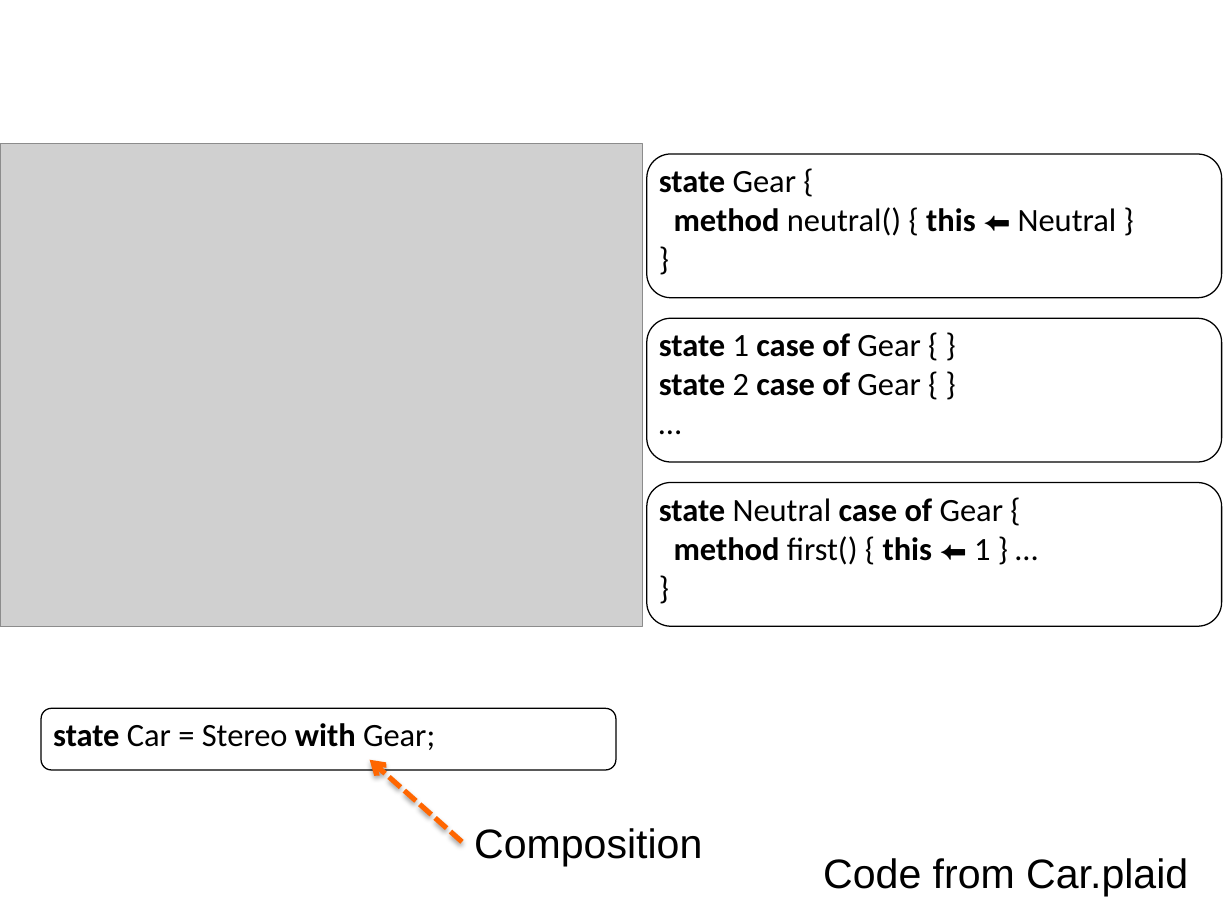
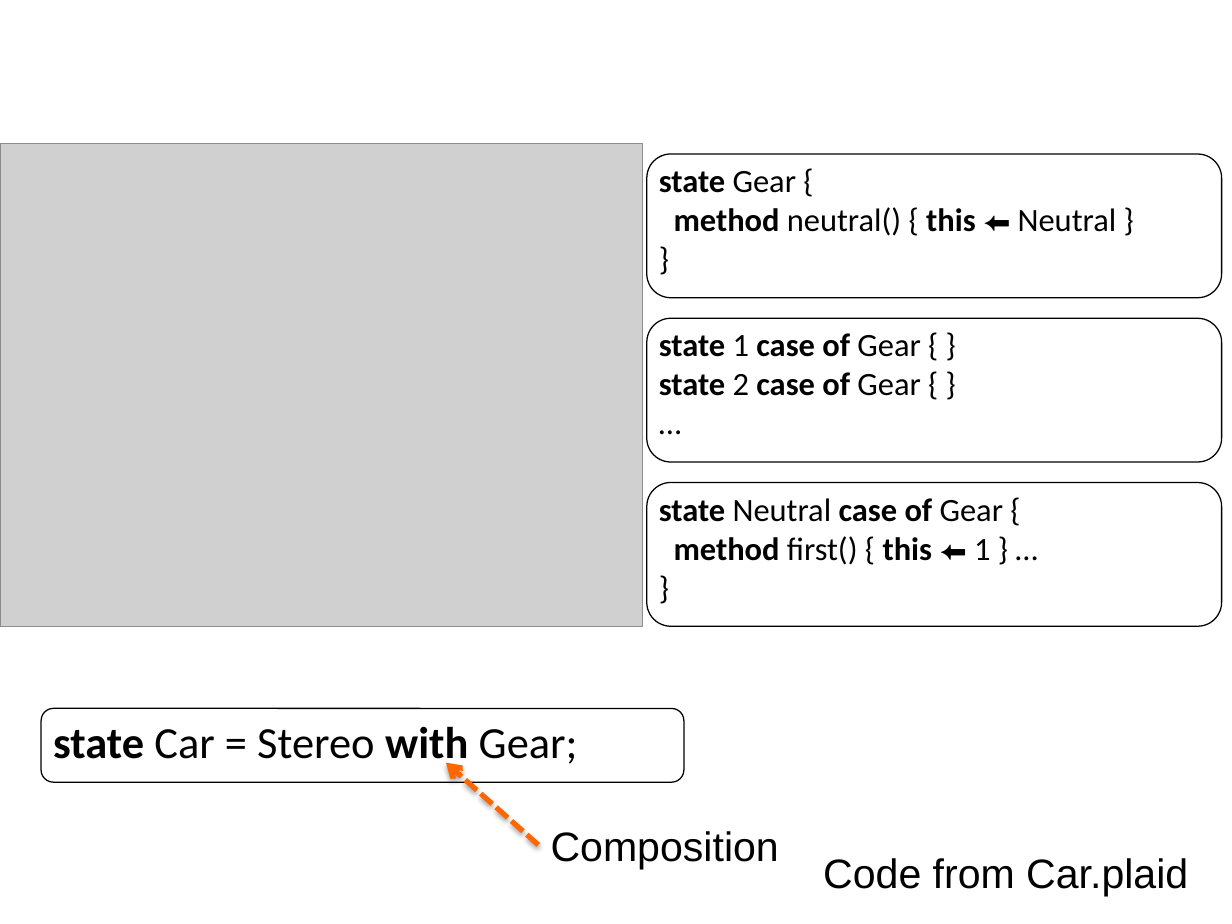
Before and after one commit to plaidgroup/plaid-lang, a slide deck: slide 26 of demo/presentation.pptx (slide 25 before the commit). Drawn at 1232x924 pixels with LibreOffice and Linux fonts; fonts in the diff are those of the drawing; grey boxes stand for pictures; background and template pictures are left out. Boxes give left, top, right and bottom in pixels: in the first picture for what was removed or moved away, otherwise in the second. Text is boxed around its words. In the diff, an @@ line names an element or a change of style, - is before the commit and + after.

```diff
--- a/demo/presentation.pptx
+++ b/demo/presentation.pptx
@@ text "state Car = Stereo with ..." at (53, 726, 578, 770): size 19 to 26 pt @@
@@ rounded rectangle: place and size @@
-rounded rectangle at (41, 708, 616, 770)
+rounded rectangle at (41, 708, 684, 782)
@@ arrow moved from (462, 841) - (370, 760) to (538, 845) - (446, 763) @@
@@ text "Composition": place and size @@
-text "Composition" at (474, 828, 702, 866)
+text "Composition" at (551, 831, 779, 869)
```
Also in this commit, not shown: 2 other slides changed, 1 slide added.
